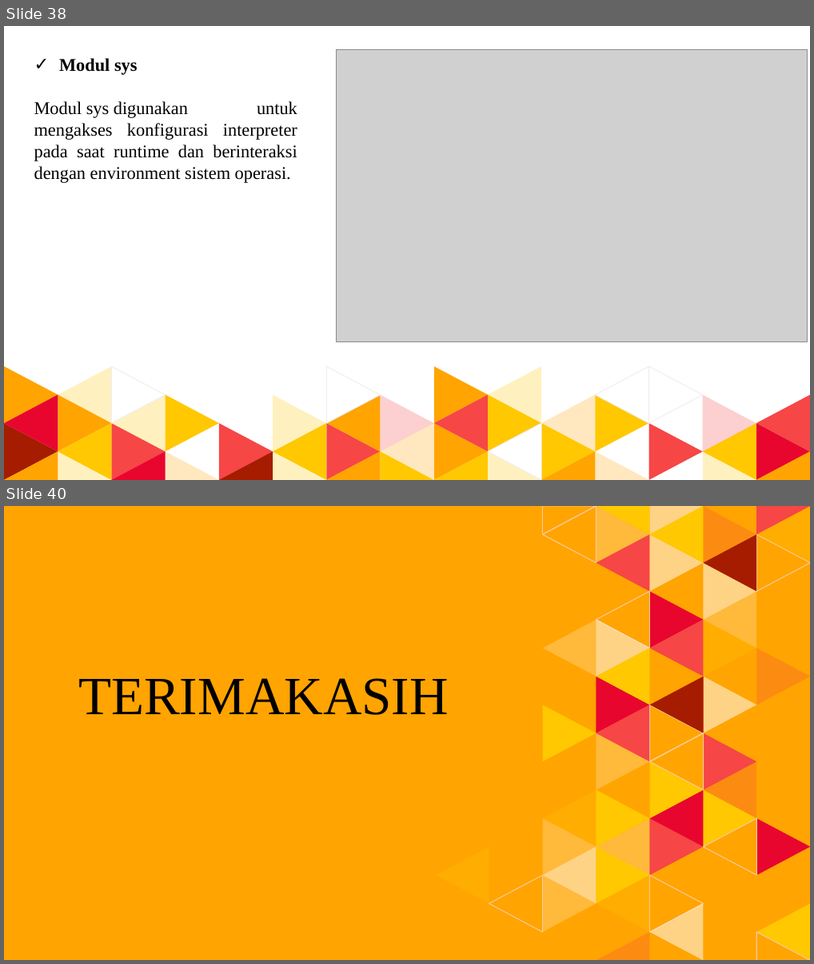
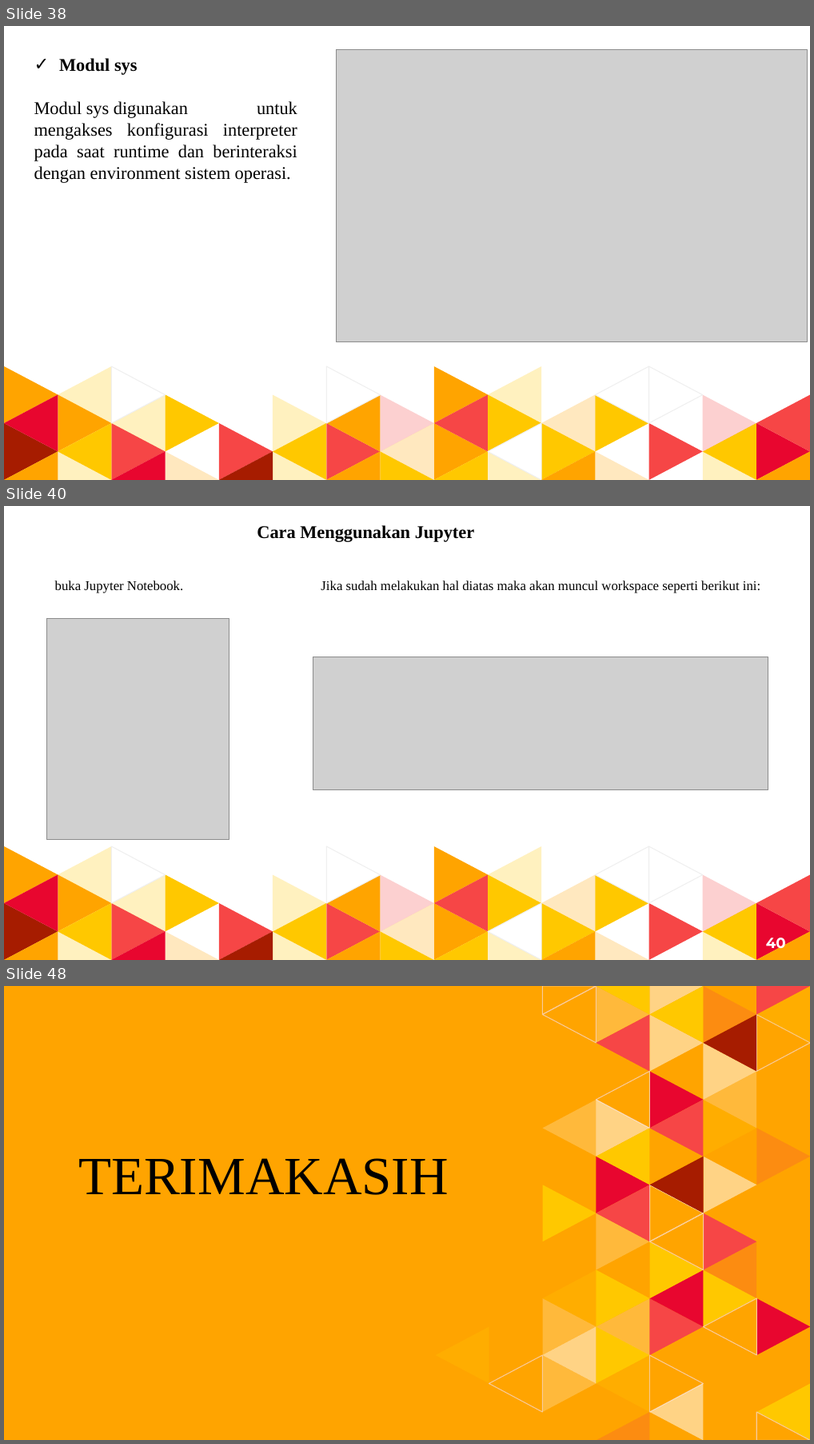
Before and after one commit to dimasaripratama/Pengantar-Deep-Learning, a slide deck: Tugas 1/DimasAriPratama_51415918_4IA17.pptx. Shown one above the other, each under a label of ours: slides 38 and 40 before the commit, slides 38, 40 and 48 after it; the slides between them are not shown. The pictures are 814x964 and 814x1444 pixels, drawn with LibreOffice and Linux fonts; fonts in the diff are those of the drawing; grey boxes stand for pictures. Boxes give left, top, right and bottom in pixels: in the first picture for what was removed or moved away, otherwise in the second. Text is boxed around its words. In the diff, an @@ line names an element or a change of style, - is before the commit and + after.

```diff
--- a/Tugas 1/DimasAriPratama_51415918_4IA17.pptx
+++ b/Tugas 1/DimasAriPratama_51415918_4IA17.pptx
@@ slide 40 added at (4,506,810,960), background #FFFFFF; not listed: 48 template elements that a slide beside it also shows @@
@@ text added at (257,525,474,542), 16 pt, text #000000, bold @@
+Cara Menggunakan Jupyter
@@ text added at (55,580,183,593), 12 pt, text #000000 @@
+buka Jupyter Notebook.
@@ text added at (321,580,761,593), 12 pt, text #000000 @@
+Jika sudah melakukan hal diatas maka akan muncul workspace seperti berikut ini:
@@ picture added at (46,619,229,839) @@
@@ picture added at (314,656,769,790) @@
@@ page number added at (766,937,786,952), 13 pt, text #FFFFFF, bold @@
+40
@@ what was slide 40 is now slide 48 @@
```
Also in this commit, not shown: 1 slide changed, 7 other slides added.
